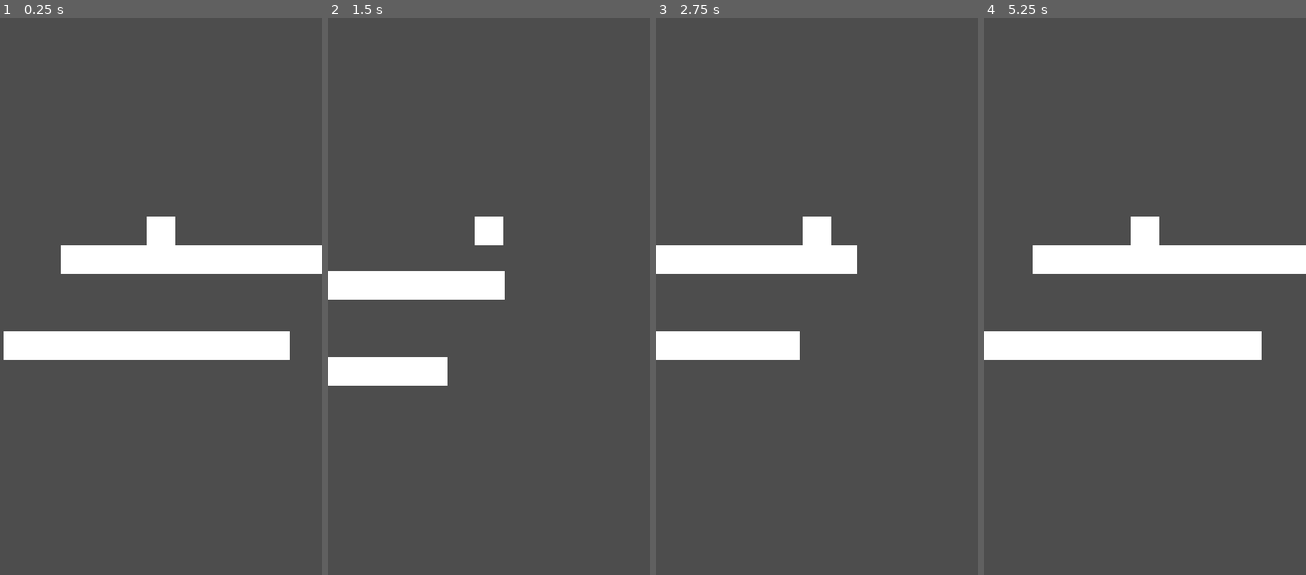
Above: before the commit, frames 1-4 (left to right).
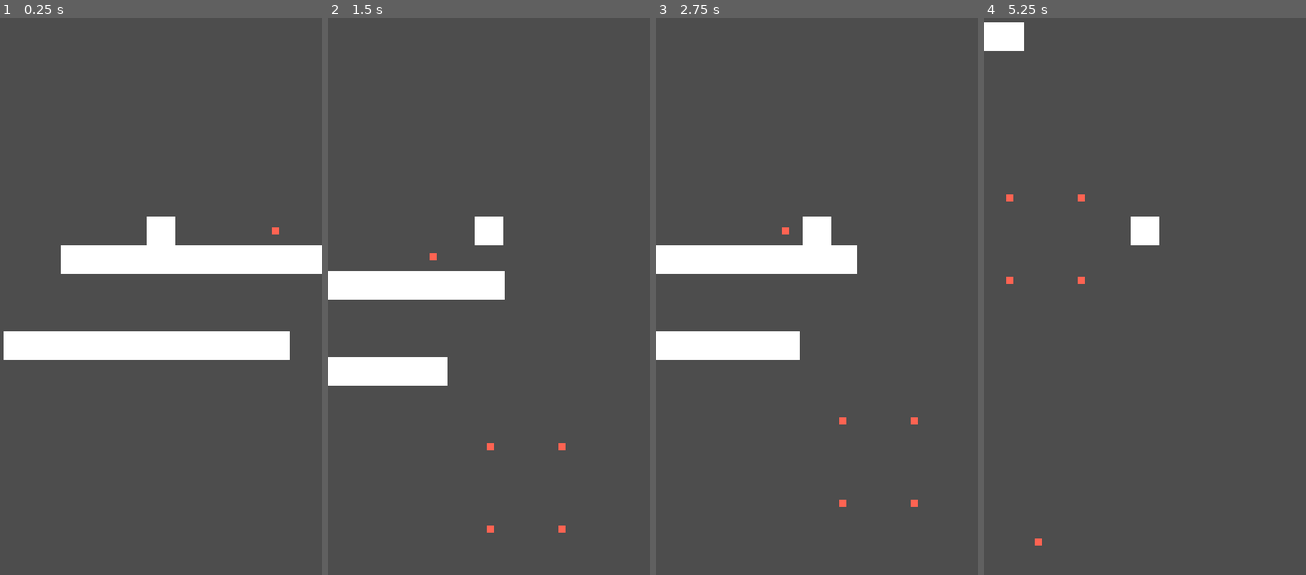
Above: after the commit, the same moments.

Repository: TylerPelaez/Sprouts
Game: Godot game, scene res://Levels/Test.tscn
Same seed, same stepped clock (60 frames per second), same inputs: the game is played once before the commit and once after it.
Inputs:
- Up to frame 1 (0.25 s): no input
- Up to frame 2 (1.5 s): tap Enter at 0.5 s; hold D (Right) from 0.53 s (still down); tap Space (Jump) at 0.77 s
- Up to frame 3 (2.75 s): tap Space (Jump) at 1.52 s; release D (Right) at 2.03 s; hold A (Left) from 2.03 s (still down)
- Up to frame 4 (5.25 s): release A (Left) at 2.78 s; hold D (Right) 2.78-4.28 s; tap Space (Jump) at 3.02, 3.77, 4.52 s; hold A (Left) 4.28-5.03 s; hold D (Right) from 5.03 s (still down)

The runs differ from the first frame. In frame 1, less than 0.1% of the frame differs, in the area x 84-87%, y 37-39%; in frame 2, 0.1%; in frame 3, 0.1%; in frame 4, 9.6%, in the area x 0-100%, y 0-95%.

Commit message:
Add Spikes

Diff:
--- a/Levels/Test.tscn
+++ b/Levels/Test.tscn
@@ -1,8 +1,9 @@
-[gd_scene load_steps=5 format=3 uid="uid://cks2s8aa0xkm2"]
+[gd_scene load_steps=6 format=3 uid="uid://cks2s8aa0xkm2"]
 
 [ext_resource type="Texture2D" uid="uid://bxn8kvm570f80" path="res://Art/Test/White.png" id="1_5gv2b"]
 [ext_resource type="Script" path="res://Scripts/LevelController.gd" id="1_l31fv"]
 [ext_resource type="PackedScene" uid="uid://d2ngs33h645x4" path="res://Prefabs/KillArea.tscn" id="3_moir8"]
+[ext_resource type="PackedScene" uid="uid://bucqxfshflxln" path="res://Prefabs/SpikeEnemy.tscn" id="4_syw1v"]
 
 [sub_resource type="RectangleShape2D" id="RectangleShape2D_irls3"]
 size = Vector2(64, 64)
@@ -14,6 +15,7 @@
 [node name="Camera2D" type="Camera2D" parent="."]
 position = Vector2(96, 288)
 drag_vertical_offset = 1.0
+editor_draw_drag_margin = true
 
 [node name="TestGround" type="StaticBody2D" parent="."]
 position = Vector2(0, 352)
@@ -42,3 +44,57 @@
 gizmo_extents = 20.0
 
 [node name="KillArea" parent="." instance=ExtResource("3_moir8")]
+position = Vector2(-1520, 704)
+
+[node name="KillArea2" parent="." instance=ExtResource("3_moir8")]
+position = Vector2(1896, 704)
+
+[node name="SpikeEnemy" parent="." instance=ExtResource("4_syw1v")]
+
+[node name="SpikeEnemy2" parent="." instance=ExtResource("4_syw1v")]
+position = Vector2(288, 712)
+
+[node name="SpikeEnemy3" parent="." instance=ExtResource("4_syw1v")]
+position = Vector2(288, 896)
+
+[node name="SpikeEnemy4" parent="." instance=ExtResource("4_syw1v")]
+position = Vector2(448, 712)
+
+[node name="SpikeEnemy5" parent="." instance=ExtResource("4_syw1v")]
+position = Vector2(448, 896)
+
+[node name="SpikeEnemy6" parent="." instance=ExtResource("4_syw1v")]
+position = Vector2(192, 1480)
+
+[node name="SpikeEnemy7" parent="." instance=ExtResource("4_syw1v")]
+position = Vector2(192, 1600)
+
+[node name="SpikeEnemy8" parent="." instance=ExtResource("4_syw1v")]
+position = Vector2(352, 1480)
+
+[node name="SpikeEnemy9" parent="." instance=ExtResource("4_syw1v")]
+position = Vector2(352, 1600)
+
+[node name="SpikeEnemy10" parent="." instance=ExtResource("4_syw1v")]
+position = Vector2(288, 2280)
+
+[node name="SpikeEnemy11" parent="." instance=ExtResource("4_syw1v")]
+position = Vector2(288, 2464)
+
+[node name="SpikeEnemy12" parent="." instance=ExtResource("4_syw1v")]
+position = Vector2(448, 2280)
+
+[node name="SpikeEnemy13" parent="." instance=ExtResource("4_syw1v")]
+position = Vector2(448, 2464)
+
+[node name="SpikeEnemy14" parent="." instance=ExtResource("4_syw1v")]
+position = Vector2(192, 3048)
+
+[node name="SpikeEnemy15" parent="." instance=ExtResource("4_syw1v")]
+position = Vector2(192, 3168)
+
+[node name="SpikeEnemy16" parent="." instance=ExtResource("4_syw1v")]
+position = Vector2(352, 3048)
+
+[node name="SpikeEnemy17" parent="." instance=ExtResource("4_syw1v")]
+position = Vector2(352, 3168)
--- /dev/null
+++ b/Prefabs/SpikeEnemy.tscn
@@ -0,0 +1,20 @@
+[gd_scene load_steps=3 format=3 uid="uid://bucqxfshflxln"]
+
+[ext_resource type="Texture2D" uid="uid://c1voi4mbtyr5t" path="res://Art/Test/White16.png" id="1_10yj2"]
+
+[sub_resource type="RectangleShape2D" id="RectangleShape2D_2yhsa"]
+size = Vector2(15, 15)
+
+[node name="SpikeEnemy" type="Node2D"]
+position = Vector2(160, 288)
+
+[node name="Area2D" type="Area2D" parent="."]
+collision_layer = 4
+collision_mask = 2
+
+[node name="CollisionShape2D" type="CollisionShape2D" parent="Area2D"]
+shape = SubResource("RectangleShape2D_2yhsa")
+
+[node name="Sprite2D" type="Sprite2D" parent="."]
+modulate = Color(1, 0.388235, 0.321569, 1)
+texture = ExtResource("1_10yj2")
--- a/Scripts/Player.gd
+++ b/Scripts/Player.gd
@@ -5,6 +5,7 @@
 
 @export var SPEED: float = 300.0
 @export var JUMP_VELOCITY: float = -400.0
+@export var MAX_FALL_SPEED: float = 1800.0
 
 @export var has_jump: bool = true
 @export var has_double_jump: bool = false
@@ -20,6 +21,7 @@
 func _physics_process(delta):
 	if not is_on_floor():
 		velocity.y += gravity * delta
+		velocity.y = min(velocity.y, MAX_FALL_SPEED)
 	else:
 		coyote_timer.start()
 		jumped = false
Binary file added: Art/Test/White16.png
Not shown, added: Art/Test/White16.png.import
Not shown: 1 places in Prefabs/Player.tscn that only renumber resources
